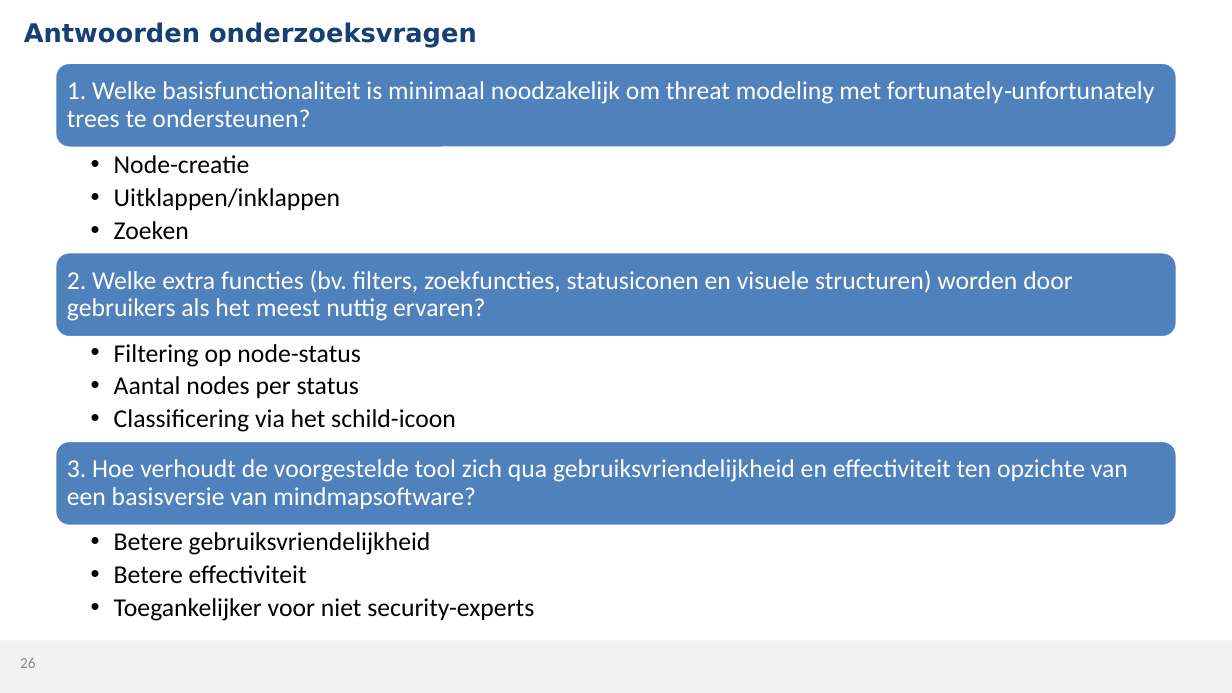
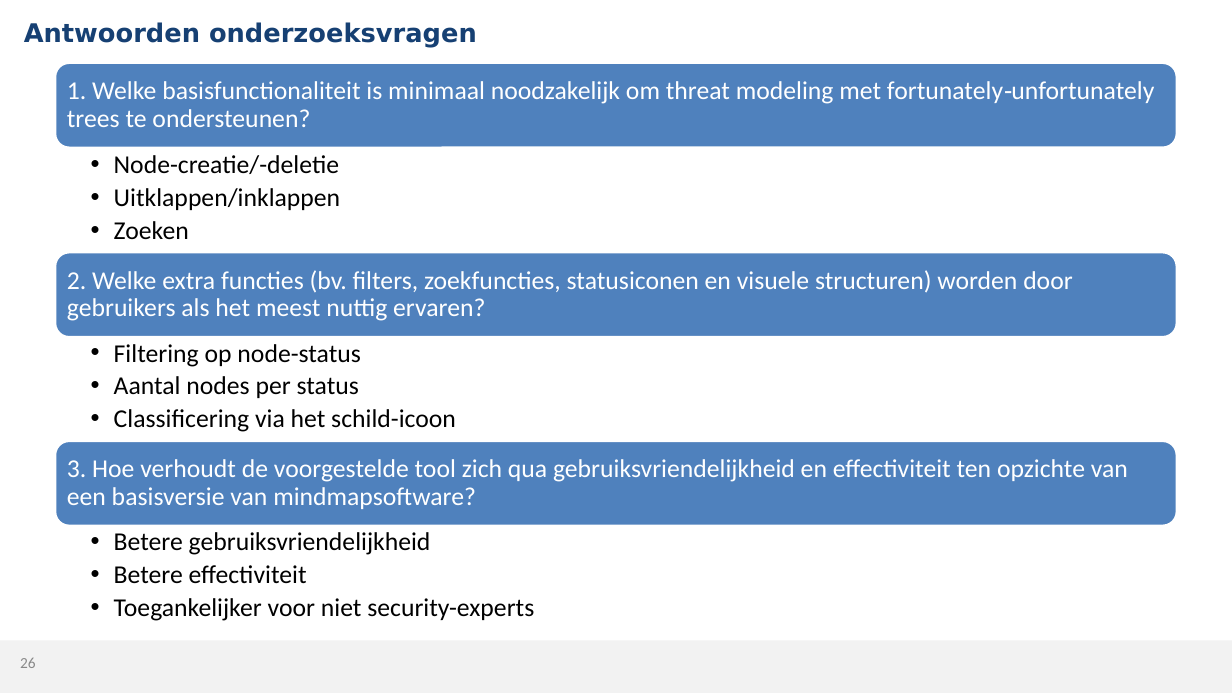
Before and after one commit to MikaG-1952764/masterproef, a slide deck: slide 26 of MP2526_Verdediging.pptx. Drawn at 1232x693 pixels with LibreOffice and Linux fonts; fonts in the diff are those of the drawing; background and template pictures are left out. Boxes give left, top, right and bottom in pixels: in the first picture for what was removed or moved away, otherwise in the second. Text is boxed around its words. In the diff, an @@ line names an element or a change of style, - is before the commit and + after.

Commit message:
small spelling fix in ppt

```diff
--- a/MP2526_Verdediging.pptx
+++ b/MP2526_Verdediging.pptx
@@ text at (114, 155, 339, 174): text changed @@
-  • Node-creatie
+  • Node-creatie/-deletie
```
Also in this commit, not shown: 2 other slides changed, 1 other file.
